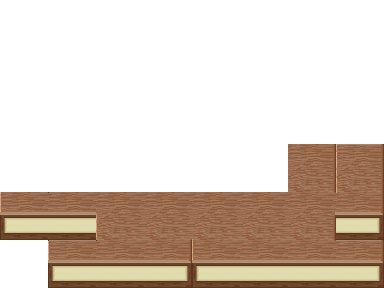
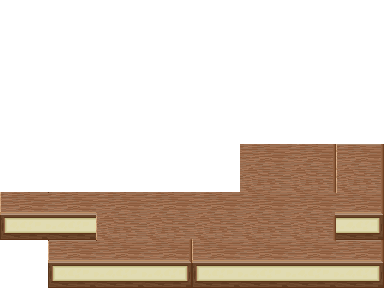
The second 384 × 288 image is a revision of the first. Changes to its layers:
pixels changed over [240, 144, 288, 192] (layer not identified)
